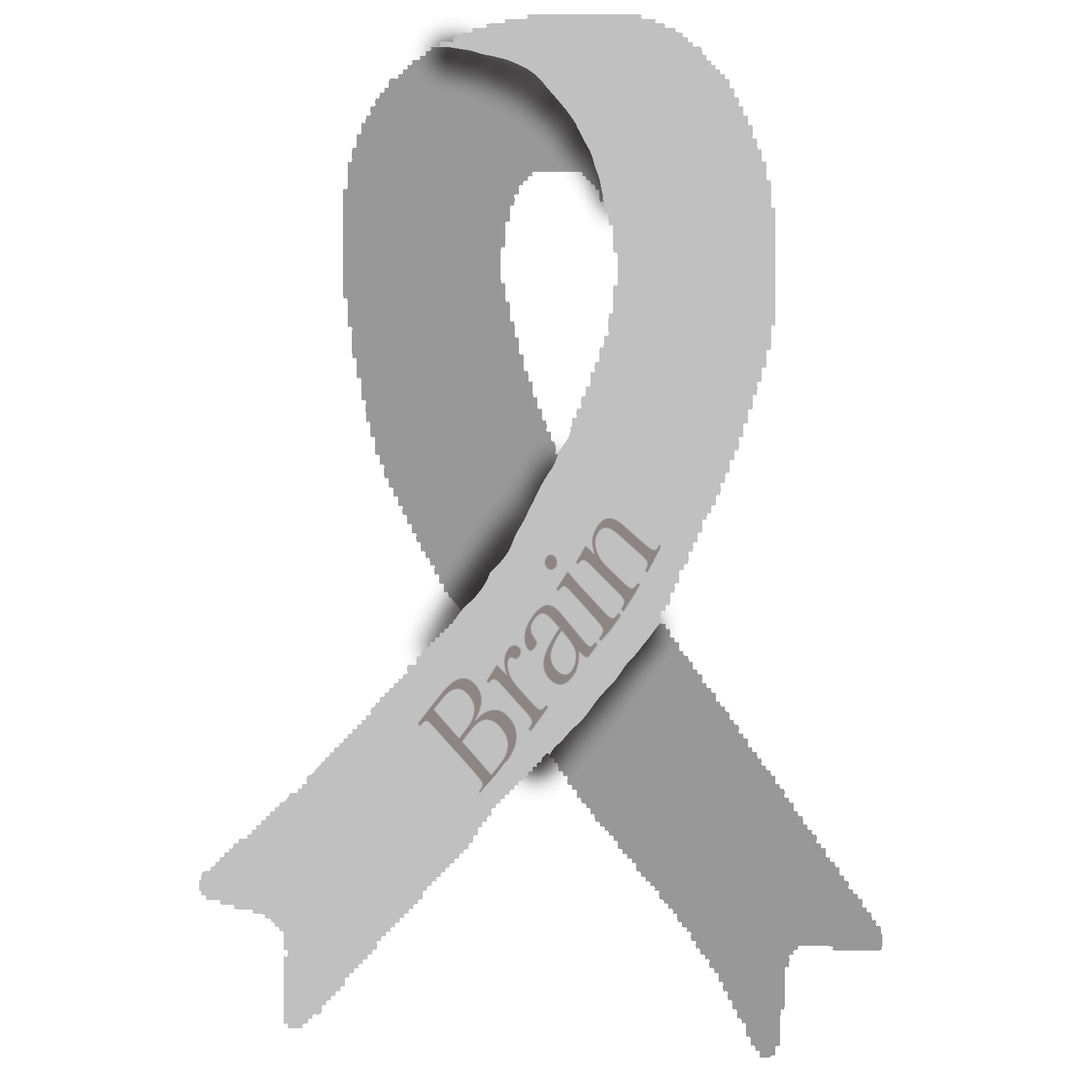
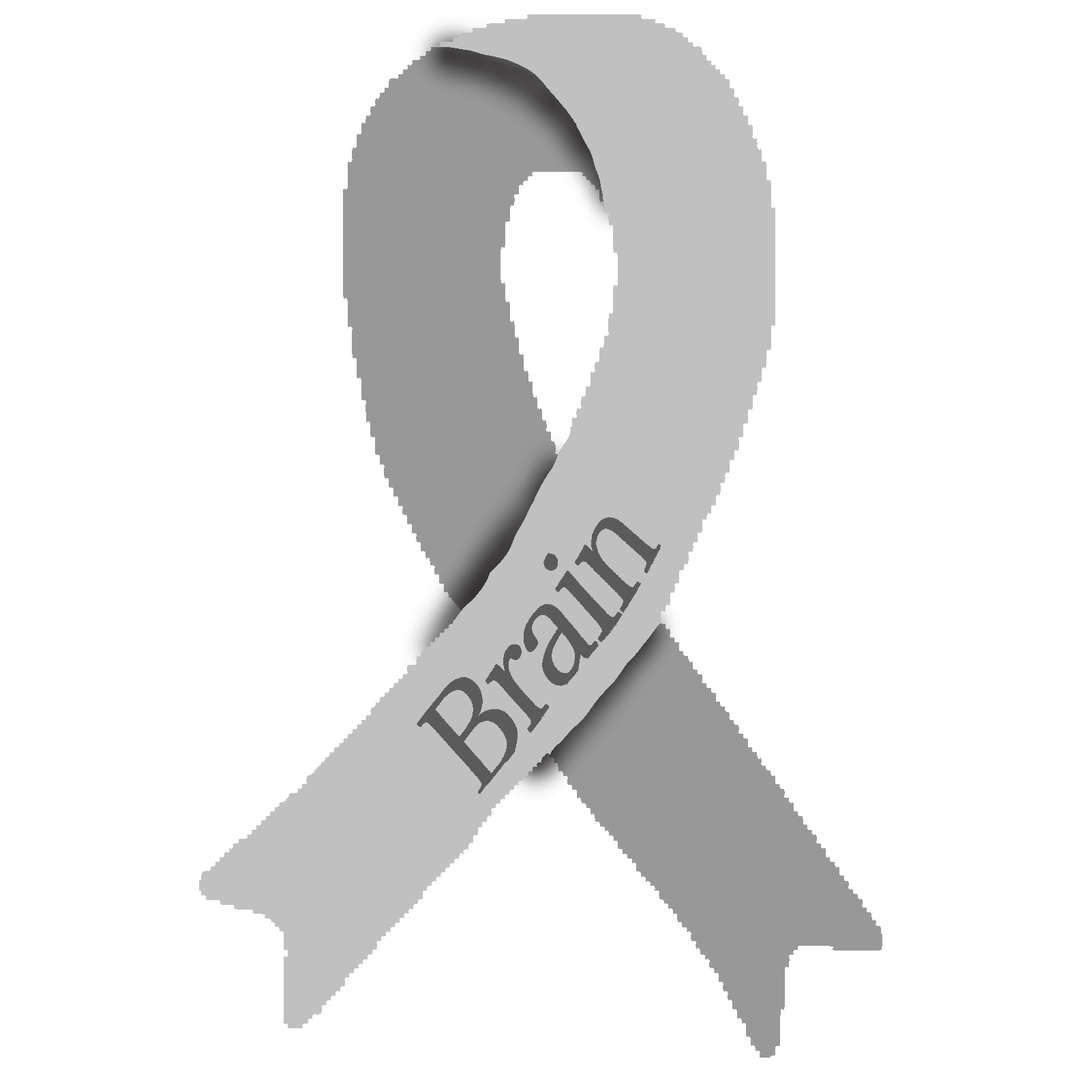
Before/after of a (1091, 1091) layered artwork. What changed in the layer stack:
painted on "Brain" over [416, 517, 662, 795]
